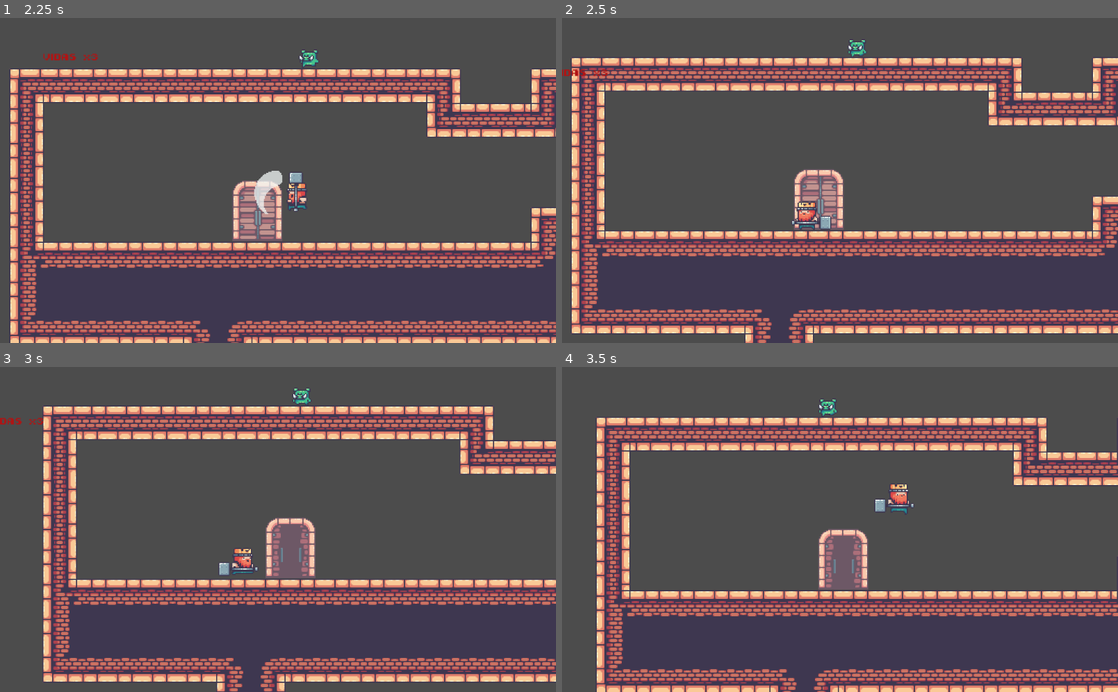
Above: before the commit, frames 1-4 (two rows, left to right).
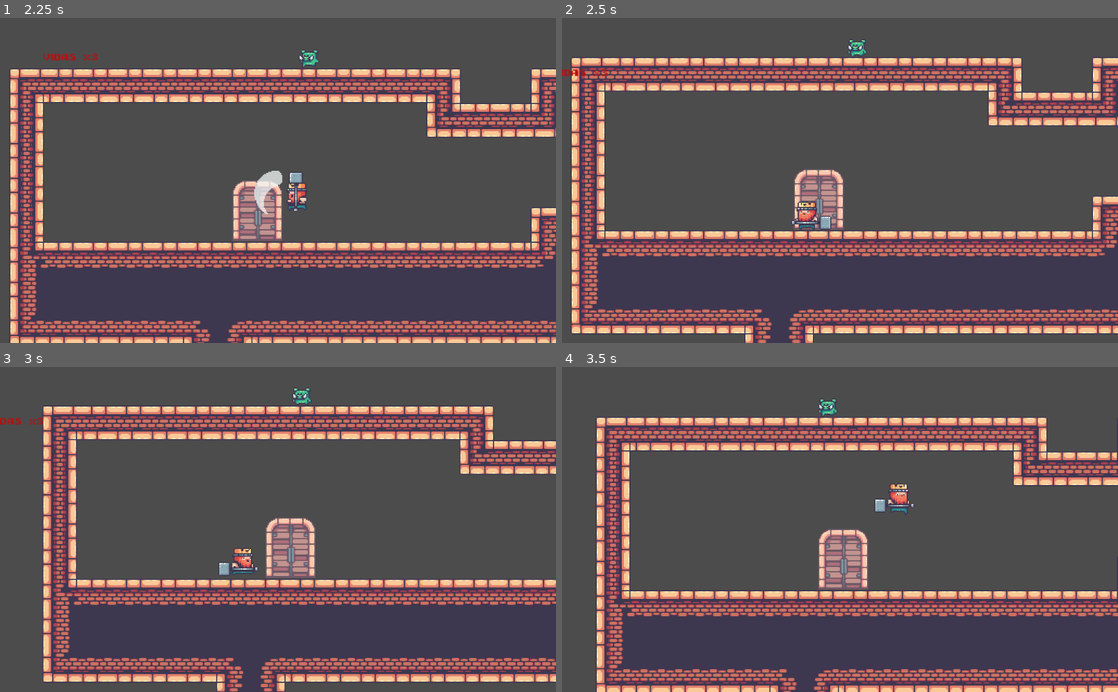
Above: after the commit, the same moments.

Repository: willyjinx96/Juego_281
Game: Godot game, scene res://Pruebas_Willy/Prueba_1.tscn
Same seed, same stepped clock (60 frames per second), same inputs: the game is played once before the commit and once after it. The project has no main scene, so this scene is started directly.
Inputs:
- Up to frame 1 (2.25 s): tap Enter at 0.5 s; hold C 0.53-1.28 s; hold Right (ui_right) 0.53-2.03 s; tap Up (ui_up) at 0.77, 1.52 s; tap X at 1.35 s; hold Left (ui_left) from 2.03 s (still down); hold C from 2.03 s (still down)
- Up to frame 2 (2.5 s): keep holding Left (ui_left); keep holding C
- Up to frame 3 (3 s): release Left (ui_left) at 2.78 s; release C at 2.78 s; hold Right (ui_right) from 2.78 s (still down); tap X at 2.85 s
- Up to frame 4 (3.5 s): keep holding Right (ui_right); tap Up (ui_up) at 3.02 s

Frame 1 is identical in both runs. In frame 2, 0.1% of the frame differs, in the area x 43-50%, y 48-65%; in frame 3, 0.6%; in frame 4, 0.6%, in the area x 47-54%, y 52-68%.

Commit message:
Animaciones de puerta

Diff:
--- a/Jugador/Rey_p1.tscn
+++ b/Jugador/Rey_p1.tscn
@@ -23,7 +23,7 @@
 [node name="movement" type="AnimatedSprite" parent="."]
 frames = ExtResource( 1 )
 animation = "joy"
-frame = 6
+frame = 3
 playing = true
 
 [node name="CollisionShape2D" type="CollisionShape2D" parent="."]
--- a/Objetos/Puerta/Puerta.gd
+++ b/Objetos/Puerta/Puerta.gd
@@ -3,6 +3,9 @@
 var state
 var current_animation
 var new_animation
+
+var action = false
+var animation_finished = 0
 
 enum {IDLE, OPENNING, CLOSSING}
 
@@ -10,8 +13,13 @@
 	transtion_to(IDLE)
 
 func _physics_process(delta):
-	if Input.is_action_just_pressed("ui_page_down") :
-		$CollisionShape2D.disabled=false
+	estado()
+
+	if Input.is_action_pressed("ui_page_down") and action:
+		#action = true
+		$estados.play("openning")
+		#transtion_to(OPENNING)
+#		$CollisionShape2D.disabled=false
 
 func transtion_to(new_state):
 	state=new_state
@@ -32,14 +40,29 @@
 		current_animation= new_animation
 		$estados.play(current_animation)
 
+	if state == IDLE and action:
+		transtion_to(OPENNING)
+	if  state == OPENNING  and animation_finished ==1:
+		transtion_to(CLOSSING)
+	if state == CLOSSING and animation_finished ==2:
+		transtion_to(IDLE)
 
 func _on_door_body_entered(body):
 	Jugador.can_action = true
-	$AnimatedSprite.play("openning")
+	action = true
 	pass # Replace with function body.
 
 
 func _on_door_body_exited(body):
 	Jugador.can_action=false
-	#$AnimatedSprite.play("clossing")
-	$CollisionShape2D.disabled=true
+	action =false
+	#transtion_to(CLOSSING)
+	#$CollisionShape2D.disabled=true
+
+
+func _on_estados_animation_finished():
+	if $estados.animation == "openning":
+		animation_finished = 1
+	elif $estados.animation == "clossing":
+		animation_finished = 2
+	pass # Replace with function body.
--- a/Objetos/Puerta/Puerta.tscn
+++ b/Objetos/Puerta/Puerta.tscn
@@ -66,7 +66,7 @@
 collision_layer = 2147483712
 script = ExtResource( 4 )
 
-[node name="AnimatedSprite" type="AnimatedSprite" parent="."]
+[node name="estados" type="AnimatedSprite" parent="."]
 frames = SubResource( 10 )
 animation = "clossing"
 frame = 2
@@ -75,6 +75,6 @@
 [node name="CollisionShape2D" type="CollisionShape2D" parent="."]
 position = Vector2( 0.594604, 14.1218 )
 shape = SubResource( 11 )
-disabled = true
 [connection signal="body_entered" from="." to="." method="_on_door_body_entered"]
 [connection signal="body_exited" from="." to="." method="_on_door_body_exited"]
+[connection signal="animation_finished" from="estados" to="." method="_on_estados_animation_finished"]
--- a/Pruebas/Main_level.tscn
+++ b/Pruebas/Main_level.tscn
@@ -66,7 +66,7 @@
 [node name="queen" type="AnimatedSprite" parent="."]
 position = Vector2( 929.453, 79.2353 )
 frames = SubResource( 7 )
-frame = 4
+frame = 5
 playing = true
 
 [node name="Rey_p1" parent="." instance=ExtResource( 3 )]
--- a/Recursos/movement.tres
+++ b/Recursos/movement.tres
@@ -57,208 +57,208 @@
 region = Rect2( 780, 0, 78, 58 )
 
 [sub_resource type="AtlasTexture" id=12]
+atlas = ExtResource( 3 )
+region = Rect2( 0, 0, 78, 58 )
+
+[sub_resource type="AtlasTexture" id=13]
+atlas = ExtResource( 3 )
+region = Rect2( 78, 0, 78, 58 )
+
+[sub_resource type="AtlasTexture" id=14]
+atlas = ExtResource( 3 )
+region = Rect2( 156, 0, 78, 58 )
+
+[sub_resource type="AtlasTexture" id=15]
+atlas = ExtResource( 7 )
+region = Rect2( 0, 0, 78, 58 )
+
+[sub_resource type="AtlasTexture" id=16]
+atlas = ExtResource( 7 )
+region = Rect2( 78, 0, 78, 58 )
+
+[sub_resource type="AtlasTexture" id=17]
 atlas = ExtResource( 5 )
 region = Rect2( 0, 0, 78, 58 )
 
-[sub_resource type="AtlasTexture" id=13]
+[sub_resource type="AtlasTexture" id=18]
 atlas = ExtResource( 2 )
 region = Rect2( 0, 0, 78, 58 )
 
-[sub_resource type="AtlasTexture" id=14]
-atlas = ExtResource( 1 )
-region = Rect2( 0, 0, 78, 58 )
-
-[sub_resource type="AtlasTexture" id=15]
-atlas = ExtResource( 1 )
-region = Rect2( 78, 0, 78, 58 )
-
-[sub_resource type="AtlasTexture" id=16]
-atlas = ExtResource( 1 )
-region = Rect2( 156, 0, 78, 58 )
-
-[sub_resource type="AtlasTexture" id=17]
-atlas = ExtResource( 1 )
-region = Rect2( 234, 0, 78, 58 )
-
-[sub_resource type="AtlasTexture" id=18]
-atlas = ExtResource( 1 )
-region = Rect2( 312, 0, 78, 58 )
-
 [sub_resource type="AtlasTexture" id=19]
-atlas = ExtResource( 1 )
-region = Rect2( 390, 0, 78, 58 )
+atlas = ExtResource( 10 )
+region = Rect2( 0, 0, 78, 58 )
 
 [sub_resource type="AtlasTexture" id=20]
 atlas = ExtResource( 1 )
-region = Rect2( 468, 0, 78, 58 )
+region = Rect2( 0, 0, 78, 58 )
 
 [sub_resource type="AtlasTexture" id=21]
 atlas = ExtResource( 1 )
-region = Rect2( 546, 0, 78, 58 )
+region = Rect2( 78, 0, 78, 58 )
 
 [sub_resource type="AtlasTexture" id=22]
-atlas = ExtResource( 9 )
-region = Rect2( 0, 0, 78, 58 )
+atlas = ExtResource( 1 )
+region = Rect2( 156, 0, 78, 58 )
 
 [sub_resource type="AtlasTexture" id=23]
-atlas = ExtResource( 9 )
-region = Rect2( 78, 0, 78, 58 )
+atlas = ExtResource( 1 )
+region = Rect2( 234, 0, 78, 58 )
 
 [sub_resource type="AtlasTexture" id=24]
-atlas = ExtResource( 9 )
-region = Rect2( 156, 0, 78, 58 )
+atlas = ExtResource( 1 )
+region = Rect2( 312, 0, 78, 58 )
 
 [sub_resource type="AtlasTexture" id=25]
-atlas = ExtResource( 9 )
-region = Rect2( 234, 0, 78, 58 )
+atlas = ExtResource( 1 )
+region = Rect2( 390, 0, 78, 58 )
 
 [sub_resource type="AtlasTexture" id=26]
-atlas = ExtResource( 9 )
-region = Rect2( 312, 0, 78, 58 )
+atlas = ExtResource( 1 )
+region = Rect2( 468, 0, 78, 58 )
 
 [sub_resource type="AtlasTexture" id=27]
-atlas = ExtResource( 9 )
-region = Rect2( 390, 0, 78, 58 )
+atlas = ExtResource( 1 )
+region = Rect2( 546, 0, 78, 58 )
 
 [sub_resource type="AtlasTexture" id=28]
-atlas = ExtResource( 9 )
-region = Rect2( 468, 0, 78, 58 )
+atlas = ExtResource( 4 )
+region = Rect2( 0, 0, 78, 58 )
 
 [sub_resource type="AtlasTexture" id=29]
-atlas = ExtResource( 9 )
-region = Rect2( 546, 0, 78, 58 )
+atlas = ExtResource( 4 )
+region = Rect2( 78, 0, 78, 58 )
 
 [sub_resource type="AtlasTexture" id=30]
-atlas = ExtResource( 11 )
-region = Rect2( 0, 0, 78, 58 )
+atlas = ExtResource( 4 )
+region = Rect2( 156, 0, 78, 58 )
 
 [sub_resource type="AtlasTexture" id=31]
-atlas = ExtResource( 11 )
-region = Rect2( 78, 0, 78, 58 )
+atlas = ExtResource( 4 )
+region = Rect2( 234, 0, 78, 58 )
 
 [sub_resource type="AtlasTexture" id=32]
-atlas = ExtResource( 11 )
-region = Rect2( 156, 0, 78, 58 )
+atlas = ExtResource( 4 )
+region = Rect2( 312, 0, 78, 58 )
 
 [sub_resource type="AtlasTexture" id=33]
-atlas = ExtResource( 11 )
-region = Rect2( 234, 0, 78, 58 )
+atlas = ExtResource( 4 )
+region = Rect2( 390, 0, 78, 58 )
 
 [sub_resource type="AtlasTexture" id=34]
-atlas = ExtResource( 11 )
-region = Rect2( 312, 0, 78, 58 )
+atlas = ExtResource( 4 )
+region = Rect2( 468, 0, 78, 58 )
 
 [sub_resource type="AtlasTexture" id=35]
-atlas = ExtResource( 11 )
-region = Rect2( 390, 0, 78, 58 )
+atlas = ExtResource( 4 )
+region = Rect2( 546, 0, 78, 58 )
 
 [sub_resource type="AtlasTexture" id=36]
-atlas = ExtResource( 11 )
-region = Rect2( 468, 0, 78, 58 )
+atlas = ExtResource( 6 )
+region = Rect2( 0, 0, 78, 58 )
 
 [sub_resource type="AtlasTexture" id=37]
-atlas = ExtResource( 11 )
-region = Rect2( 546, 0, 78, 58 )
+atlas = ExtResource( 6 )
+region = Rect2( 78, 0, 78, 58 )
 
 [sub_resource type="AtlasTexture" id=38]
+atlas = ExtResource( 6 )
+region = Rect2( 156, 0, 78, 58 )
+
+[sub_resource type="AtlasTexture" id=39]
+atlas = ExtResource( 6 )
+region = Rect2( 234, 0, 78, 58 )
+
+[sub_resource type="AtlasTexture" id=40]
+atlas = ExtResource( 11 )
+region = Rect2( 0, 0, 78, 58 )
+
+[sub_resource type="AtlasTexture" id=41]
+atlas = ExtResource( 11 )
+region = Rect2( 78, 0, 78, 58 )
+
+[sub_resource type="AtlasTexture" id=42]
+atlas = ExtResource( 11 )
+region = Rect2( 156, 0, 78, 58 )
+
+[sub_resource type="AtlasTexture" id=43]
+atlas = ExtResource( 11 )
+region = Rect2( 234, 0, 78, 58 )
+
+[sub_resource type="AtlasTexture" id=44]
+atlas = ExtResource( 11 )
+region = Rect2( 312, 0, 78, 58 )
+
+[sub_resource type="AtlasTexture" id=45]
+atlas = ExtResource( 11 )
+region = Rect2( 390, 0, 78, 58 )
+
+[sub_resource type="AtlasTexture" id=46]
+atlas = ExtResource( 11 )
+region = Rect2( 468, 0, 78, 58 )
+
+[sub_resource type="AtlasTexture" id=47]
+atlas = ExtResource( 11 )
+region = Rect2( 546, 0, 78, 58 )
+
+[sub_resource type="AtlasTexture" id=48]
 atlas = ExtResource( 11 )
 region = Rect2( 624, 0, 78, 58 )
 
-[sub_resource type="AtlasTexture" id=39]
+[sub_resource type="AtlasTexture" id=49]
 atlas = ExtResource( 11 )
 region = Rect2( 702, 0, 78, 58 )
 
-[sub_resource type="AtlasTexture" id=40]
+[sub_resource type="AtlasTexture" id=50]
 atlas = ExtResource( 11 )
 region = Rect2( 780, 0, 78, 58 )
 
-[sub_resource type="AtlasTexture" id=41]
+[sub_resource type="AtlasTexture" id=51]
 atlas = ExtResource( 11 )
 region = Rect2( 858, 0, 78, 58 )
 
-[sub_resource type="AtlasTexture" id=42]
+[sub_resource type="AtlasTexture" id=52]
 atlas = ExtResource( 11 )
 region = Rect2( 936, 0, 78, 58 )
 
-[sub_resource type="AtlasTexture" id=43]
+[sub_resource type="AtlasTexture" id=53]
 atlas = ExtResource( 11 )
 region = Rect2( 1014, 0, 78, 58 )
 
-[sub_resource type="AtlasTexture" id=44]
+[sub_resource type="AtlasTexture" id=54]
 atlas = ExtResource( 11 )
 region = Rect2( 1092, 0, 78, 58 )
 
-[sub_resource type="AtlasTexture" id=45]
-atlas = ExtResource( 4 )
-region = Rect2( 0, 0, 78, 58 )
-
-[sub_resource type="AtlasTexture" id=46]
-atlas = ExtResource( 4 )
-region = Rect2( 78, 0, 78, 58 )
-
-[sub_resource type="AtlasTexture" id=47]
-atlas = ExtResource( 4 )
-region = Rect2( 156, 0, 78, 58 )
-
-[sub_resource type="AtlasTexture" id=48]
-atlas = ExtResource( 4 )
-region = Rect2( 234, 0, 78, 58 )
-
-[sub_resource type="AtlasTexture" id=49]
-atlas = ExtResource( 4 )
-region = Rect2( 312, 0, 78, 58 )
-
-[sub_resource type="AtlasTexture" id=50]
-atlas = ExtResource( 4 )
-region = Rect2( 390, 0, 78, 58 )
-
-[sub_resource type="AtlasTexture" id=51]
-atlas = ExtResource( 4 )
-region = Rect2( 468, 0, 78, 58 )
-
-[sub_resource type="AtlasTexture" id=52]
-atlas = ExtResource( 4 )
-region = Rect2( 546, 0, 78, 58 )
-
-[sub_resource type="AtlasTexture" id=53]
-atlas = ExtResource( 10 )
-region = Rect2( 0, 0, 78, 58 )
-
-[sub_resource type="AtlasTexture" id=54]
-atlas = ExtResource( 3 )
-region = Rect2( 0, 0, 78, 58 )
-
 [sub_resource type="AtlasTexture" id=55]
-atlas = ExtResource( 3 )
-region = Rect2( 78, 0, 78, 58 )
+atlas = ExtResource( 9 )
+region = Rect2( 0, 0, 78, 58 )
 
 [sub_resource type="AtlasTexture" id=56]
-atlas = ExtResource( 3 )
-region = Rect2( 156, 0, 78, 58 )
+atlas = ExtResource( 9 )
+region = Rect2( 78, 0, 78, 58 )
 
 [sub_resource type="AtlasTexture" id=57]
-atlas = ExtResource( 6 )
-region = Rect2( 0, 0, 78, 58 )
+atlas = ExtResource( 9 )
+region = Rect2( 156, 0, 78, 58 )
 
 [sub_resource type="AtlasTexture" id=58]
-atlas = ExtResource( 6 )
-region = Rect2( 78, 0, 78, 58 )
+atlas = ExtResource( 9 )
+region = Rect2( 234, 0, 78, 58 )
 
 [sub_resource type="AtlasTexture" id=59]
-atlas = ExtResource( 6 )
-region = Rect2( 156, 0, 78, 58 )
+atlas = ExtResource( 9 )
+region = Rect2( 312, 0, 78, 58 )
 
 [sub_resource type="AtlasTexture" id=60]
-atlas = ExtResource( 6 )
-region = Rect2( 234, 0, 78, 58 )
+atlas = ExtResource( 9 )
+region = Rect2( 390, 0, 78, 58 )
 
 [sub_resource type="AtlasTexture" id=61]
-atlas = ExtResource( 7 )
-region = Rect2( 0, 0, 78, 58 )
+atlas = ExtResource( 9 )
+region = Rect2( 468, 0, 78, 58 )
 
 [sub_resource type="AtlasTexture" id=62]
-atlas = ExtResource( 7 )
-region = Rect2( 78, 0, 78, 58 )
+atlas = ExtResource( 9 )
+region = Rect2( 546, 0, 78, 58 )
 
 [resource]
 animations = [ {
@@ -267,53 +267,53 @@
 "name": "idle",
 "speed": 8.0
 }, {
-"frames": [ SubResource( 12 ) ],
-"loop": true,
-"name": "jump",
-"speed": 5.0
-}, {
-"frames": [ SubResource( 13 ) ],
-"loop": true,
-"name": "fall",
-"speed": 5.0
-}, {
-"frames": [ SubResource( 14 ), SubResource( 15 ), SubResource( 16 ), SubResource( 17 ), SubResource( 18 ), SubResource( 19 ), SubResource( 20 ), SubResource( 21 ) ],
-"loop": false,
-"name": "door_out",
-"speed": 5.0
-}, {
-"frames": [ SubResource( 22 ), SubResource( 23 ), SubResource( 24 ), SubResource( 25 ), SubResource( 26 ), SubResource( 27 ), SubResource( 28 ), SubResource( 29 ) ],
-"loop": false,
-"name": "door_in",
-"speed": 5.0
-}, {
-"frames": [ SubResource( 30 ), SubResource( 31 ), SubResource( 32 ), SubResource( 33 ), SubResource( 34 ), SubResource( 35 ), SubResource( 36 ), SubResource( 37 ), SubResource( 38 ), SubResource( 39 ), SubResource( 40 ), SubResource( 41 ), SubResource( 42 ), SubResource( 43 ), SubResource( 44 ) ],
-"loop": true,
-"name": "joy",
-"speed": 9.0
-}, {
-"frames": [ SubResource( 45 ), SubResource( 46 ), SubResource( 47 ), SubResource( 48 ), SubResource( 49 ), SubResource( 50 ), SubResource( 51 ), SubResource( 52 ) ],
-"loop": true,
-"name": "run",
-"speed": 8.0
-}, {
-"frames": [ SubResource( 53 ) ],
-"loop": true,
-"name": "ground",
-"speed": 5.0
-}, {
-"frames": [ SubResource( 54 ), SubResource( 55 ), SubResource( 56 ) ],
+"frames": [ SubResource( 12 ), SubResource( 13 ), SubResource( 14 ) ],
 "loop": false,
 "name": "attack",
 "speed": 8.0
 }, {
-"frames": [ SubResource( 57 ), SubResource( 58 ), SubResource( 59 ), SubResource( 60 ) ],
+"frames": [ SubResource( 15 ), SubResource( 16 ), SubResource( 15 ), SubResource( 16 ) ],
+"loop": true,
+"name": "hit",
+"speed": 10.0
+}, {
+"frames": [ SubResource( 17 ) ],
+"loop": true,
+"name": "jump",
+"speed": 5.0
+}, {
+"frames": [ SubResource( 18 ) ],
+"loop": true,
+"name": "fall",
+"speed": 5.0
+}, {
+"frames": [ SubResource( 19 ) ],
+"loop": true,
+"name": "ground",
+"speed": 5.0
+}, {
+"frames": [ SubResource( 20 ), SubResource( 21 ), SubResource( 22 ), SubResource( 23 ), SubResource( 24 ), SubResource( 25 ), SubResource( 26 ), SubResource( 27 ) ],
+"loop": true,
+"name": "door_out",
+"speed": 10.0
+}, {
+"frames": [ SubResource( 28 ), SubResource( 29 ), SubResource( 30 ), SubResource( 31 ), SubResource( 32 ), SubResource( 33 ), SubResource( 34 ), SubResource( 35 ) ],
+"loop": true,
+"name": "run",
+"speed": 8.0
+}, {
+"frames": [ SubResource( 36 ), SubResource( 37 ), SubResource( 38 ), SubResource( 39 ) ],
 "loop": false,
 "name": "dead",
 "speed": 10.0
 }, {
-"frames": [ SubResource( 61 ), SubResource( 62 ), SubResource( 61 ), SubResource( 62 ) ],
-"loop": true,
-"name": "hit",
+"frames": [ SubResource( 40 ), SubResource( 41 ), SubResource( 42 ), SubResource( 43 ), SubResource( 44 ), SubResource( 45 ), SubResource( 46 ), SubResource( 47 ), SubResource( 48 ), SubResource( 49 ), SubResource( 50 ), SubResource( 51 ), SubResource( 52 ), SubResource( 53 ), SubResource( 54 ) ],
+"loop": true,
+"name": "joy",
+"speed": 9.0
+}, {
+"frames": [ SubResource( 55 ), SubResource( 56 ), SubResource( 57 ), SubResource( 58 ), SubResource( 59 ), SubResource( 60 ), SubResource( 61 ), SubResource( 62 ) ],
+"loop": false,
+"name": "door_in",
 "speed": 10.0
 } ]
